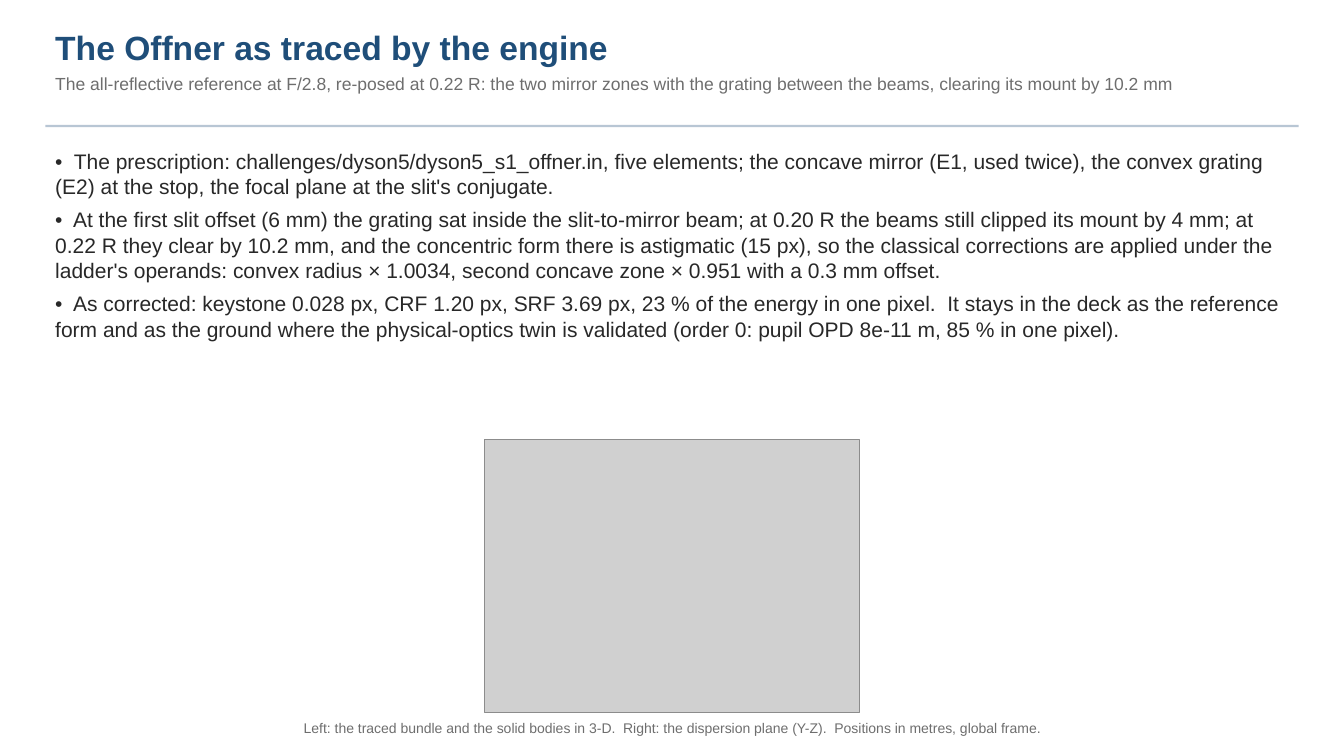
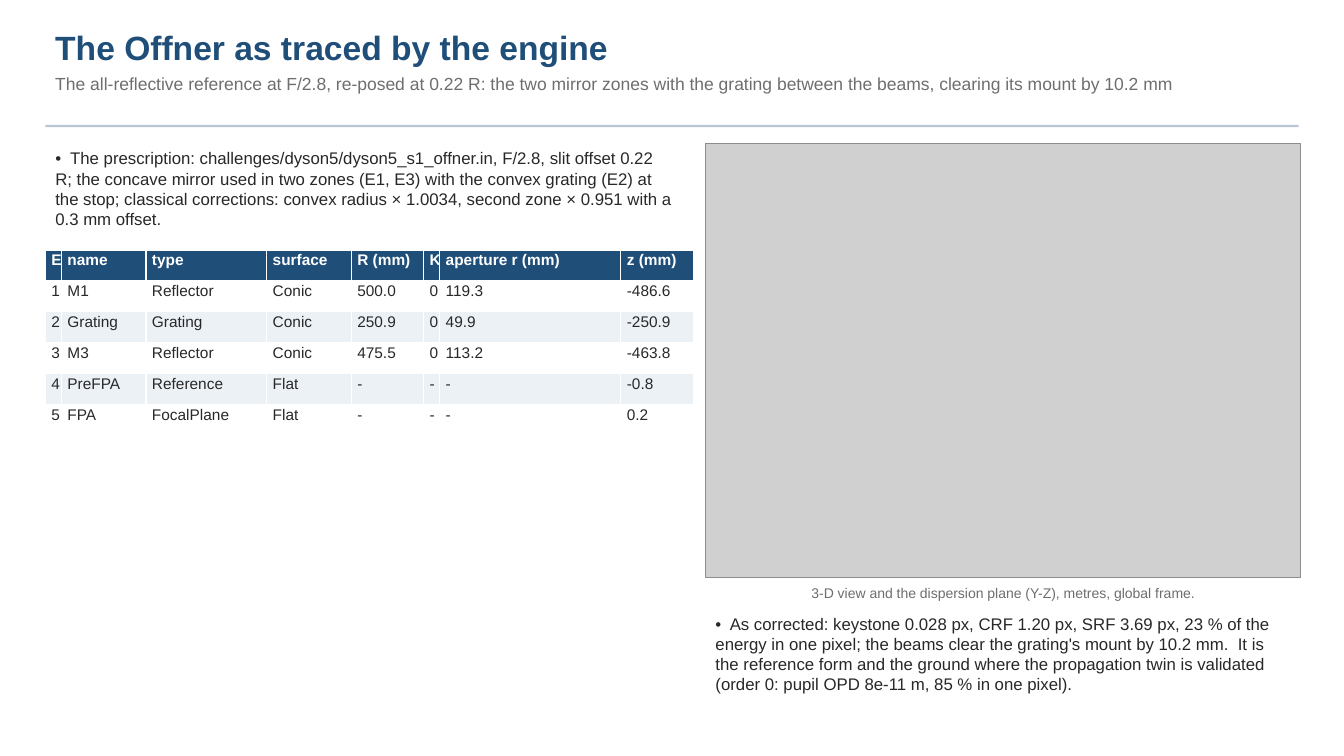
Before and after one commit to nasa-jpl/macos, a slide deck: slide 6 of demo_session/deck_dyson_baseline.pptx (slide 5 before the commit). Drawn at 1344x756 pixels with LibreOffice and Linux fonts; fonts in the diff are those of the drawing; grey boxes stand for pictures. Boxes give left, top, right and bottom in pixels: in the first picture for what was removed or moved away, otherwise in the second. Text is boxed around its words. In the diff, an @@ line names an element or a change of style, - is before the commit and + after.

```diff
--- a/demo_session/deck_dyson_baseline.pptx
+++ b/demo_session/deck_dyson_baseline.pptx
@@ picture: place and size @@
-picture at bbox=[485, 440, 859, 713]
+picture at bbox=[706, 143, 1301, 578]
@@ text at bbox=[55, 152, 671, 225]: text changed; size 15 to 12 pt @@
-• The prescription: challenges/dyson5/dyson5_s1_offner.in, five elements; the concave mirror (E1, used twice), the convex grating (E2) at the stop, the focal plane at the slit's conjugate.
-• At the first slit offset (6 mm) the grating sat inside the slit-to-mirror beam; at 0.20 R the beams still clipped its mount by 4 mm; at 0.22 R they clear by 10.2 mm, and the concentric form there is astigmatic (15 px), so the classical corrections are applied under the ladder's operands: convex radius × 1.0034, second concave zone × 0.951 with a 0.3 mm offset.
-• As corrected: keystone 0.028 px, CRF 1.20 px, SRF 3.69 px, 23 % of the energy in one pixel. It stays in the deck as the reference form and as the ground where the physical-optics twin is validated (order 0: pupil OPD 8e-11 m, 85 % in one pixel).
+• The prescription: challenges/dyson5/dyson5_s1_offner.in, F/2.8, slit offset 0.22 R; the concave mirror used in two zones (E1, E3) with the convex grating (E2) at the stop; classical corrections: convex radius × 1.0034, second zone × 0.951 with a 0.3 mm offset.
@@ table added at bbox=[45, 250, 687, 436], 6 rows, 8 columns @@
+E | name | type | surface | R (mm) | K | aperture r (mm) | z (mm)
+1 | M1 | Reflector | Conic | 500.0 | 0 | 119.3 | -486.6
+2 | Grating | Grating | Conic | 250.9 | 0 | 49.9 | -250.9
+3 | M3 | Reflector | Conic | 475.5 | 0 | 113.2 | -463.8
+4 | PreFPA | Reference | Flat | - | - | - | -0.8
+5 | FPA | FocalPlane | Flat | - | - | - | 0.2
@@ text at bbox=[811, 588, 1195, 601]: text changed @@
-Left: the traced bundle and the solid bodies in 3-D. Right: the dispersion plane (Y-Z). Positions in metres, global frame.
+3-D view and the dispersion plane (Y-Z), metres, global frame.
@@ text added at bbox=[715, 618, 1269, 694], 12 pt, text #282828 @@
+• As corrected: keystone 0.028 px, CRF 1.20 px, SRF 3.69 px, 23 % of the energy in one pixel; the beams clear the grating's mount by 10.2 mm. It is the reference form and the ground where the propagation twin is validated (order 0: pupil OPD 8e-11 m, 85 % in one pixel).
```
Also in this commit, not shown: 7 other slides changed, 4 slides added, 1 slide removed, 1 other file.
